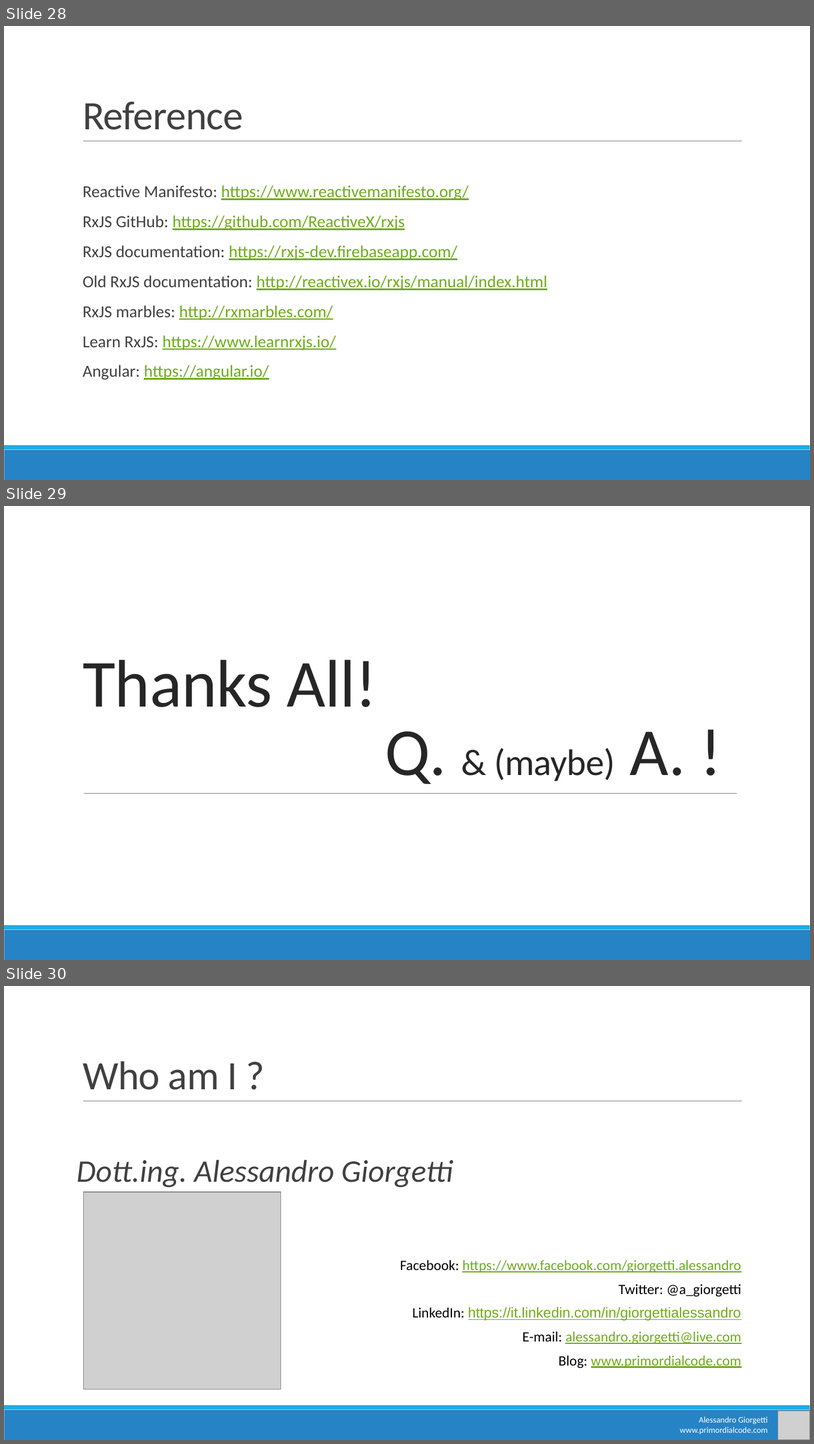
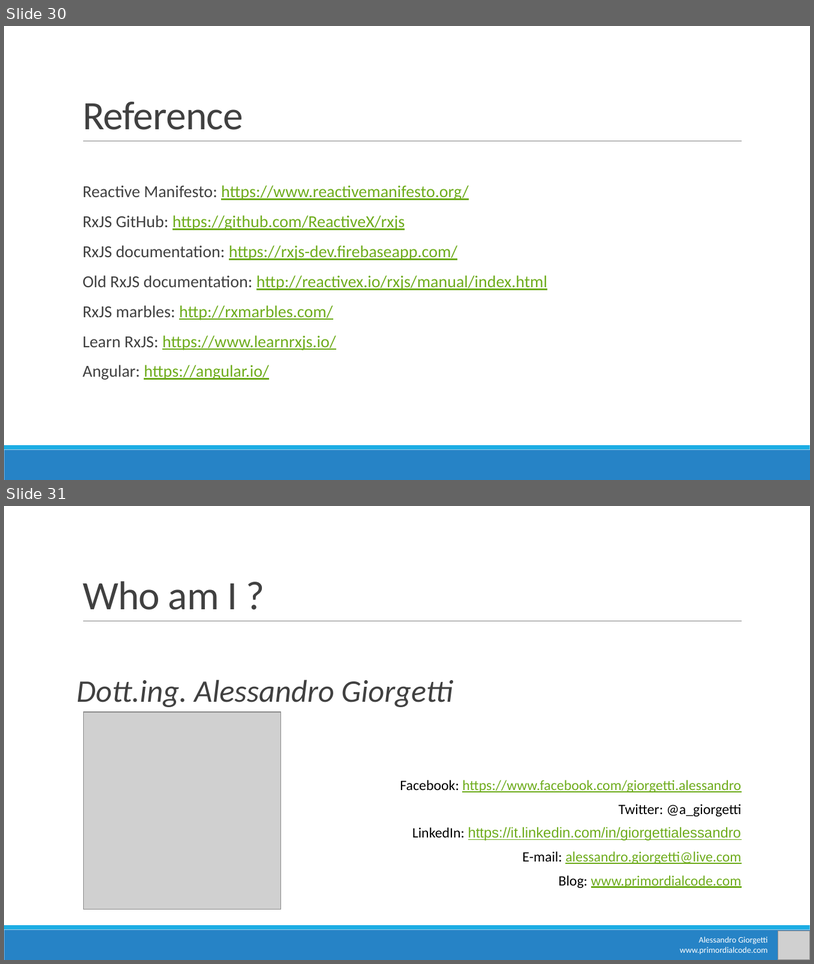
Before and after one commit to AGiorgetti/rxjs101, a slide deck: ReactiveProgramming_RxJS.pptx. Shown one above the other, each under a label of ours: slides 28, 29 and 30 before the commit, slides 30 and 31 after it. The pictures are 814x1444 and 814x964 pixels, drawn with LibreOffice and Linux fonts; fonts in the diff are those of the drawing; grey boxes stand for pictures. Boxes give left, top, right and bottom in pixels: in the first picture for what was removed or moved away, otherwise in the second. Text is boxed around its words. In the diff, an @@ line names an element or a change of style, - is before the commit and + after.

```diff
--- a/ReactiveProgramming_RxJS.pptx
+++ b/ReactiveProgramming_RxJS.pptx
@@ slide 29 removed at (4,506,810,960), background #FFFFFF; not listed: 2 template elements that a slide beside it also shows @@
@@ title removed at (83,660,686,784) @@
-Thanks All!
-Q. & (maybe) A. !
@@ line removed from (84, 793) to (737, 793) @@
@@ what was slide 28 is now slide 30 @@
@@ what was slide 30 is now slide 31 @@
```
Also in this commit, not shown: 10 slides changed, 2 slides added, 19 other files.
